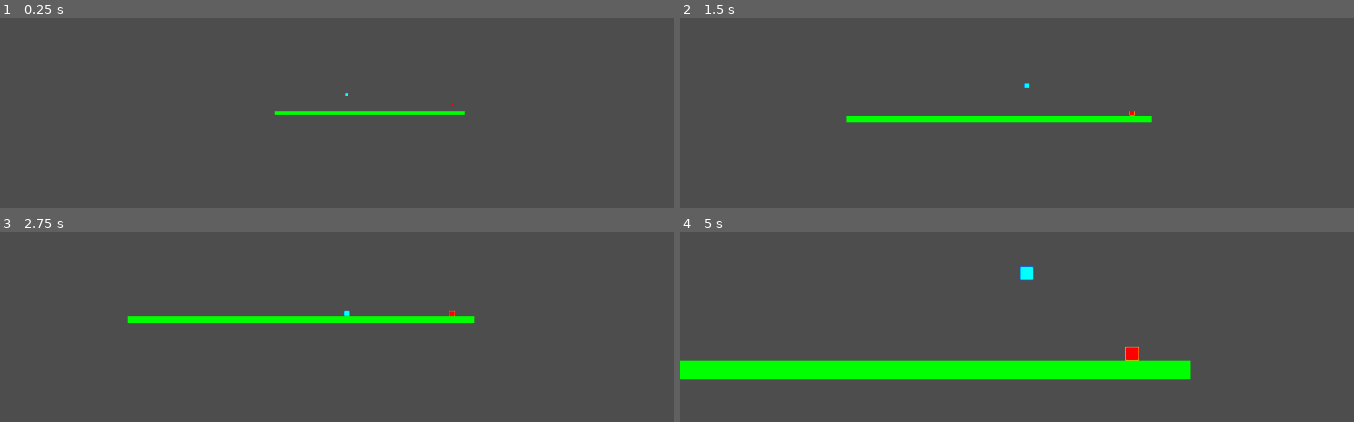
Above: before the commit, frames 1-4 (two rows, left to right).
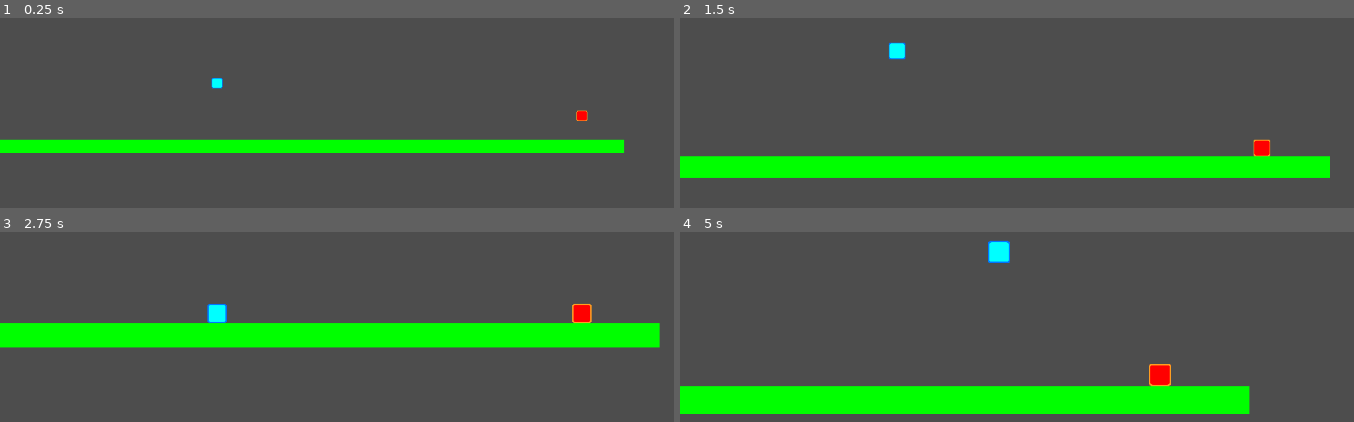
Above: after the commit, the same moments.

Repository: clemetayer/PlatformFighterThing
Game: Godot game, scene res://Scenes/Levels/sandbox.tscn
Same seed, same stepped clock (60 frames per second), same inputs: the game is played once before the commit and once after it. The project has no main scene, so this scene is started directly.
Inputs (mouse positions are in pixels of both pictures, inside the frame that each line leads up to):
- Up to frame 1 (0.25 s): no input
- Up to frame 2 (1.5 s): move the mouse to (1252, 76) at 0.52 s; hold D (right) from 0.53 s (still down); click (1252, 76) at 0.6 s; tap Space (jump) at 0.77 s; move the mouse to (922, 122) at 1.27 s; click (922, 122) at 1.35 s
- Up to frame 3 (2.75 s): tap Space (jump) at 1.52 s; move the mouse to (outside the picture) at 2.02 s; release D (right) at 2.03 s; hold A (left) from 2.03 s (still down); click (outside the picture) at 2.1 s
- Up to frame 4 (5 s): move the mouse to (1037, 403) at 2.77 s; release A (left) at 2.78 s; hold D (right) 2.78-4.28 s; click (1037, 403) at 2.85 s; tap Space (jump) at 3.02, 3.77, 4.52 s; move the mouse to (1320, 380) at 3.52 s; click (1320, 380) at 3.6 s; move the mouse to (841, 245) at 4.27 s; hold A (left) from 4.28 s (still down); click (841, 245) at 4.35 s

The runs differ from the first frame. In frame 1, 7.6% of the frame differs, in the area x 0-93%, y 31-72%; in frame 2, 13%; in frame 3, 15%; in frame 4, 21%, in the area x 0-85%, y 4-96%.

Commit message:
better camera zoom management

Diff:
--- a/Scenes/Camera/camera.gd
+++ b/Scenes/Camera/camera.gd
@@ -9,7 +9,7 @@
 
 ##### VARIABLES #####
 #---- CONSTANTS -----
-const ZOOM_OFFSET := Vector2i.ONE * 1000
+const ZOOM_OFFSET := Vector2i.ONE * 100
 
 #---- EXPORTS -----
 @export var PLAYERS : Array[NodePath]
@@ -60,8 +60,8 @@
 	DebugInterface.set_debug_text("Screen size offset", screen_size_offset)
 	var best_zoom := Vector2.ZERO
 	DebugInterface.set_debug_text("Pos diff", Vector2(min_pos.x - max_pos.x, min_pos.y - max_pos.y))
-	best_zoom.x = max(abs(min_pos.x - max_pos.x)/screen_size_offset.x,1)
-	best_zoom.y = max(abs(min_pos.y - max_pos.y)/screen_size_offset.y,1)
+	best_zoom.x = max(abs(min_pos.x - max_pos.x)/(screen_size_offset.x/2),1)
+	best_zoom.y = max(abs(min_pos.y - max_pos.y)/(screen_size_offset.y/2),1)
 	return 1/max(best_zoom.x, best_zoom.y)
 
 func _get_global_min_max_pos() -> Dictionary:
